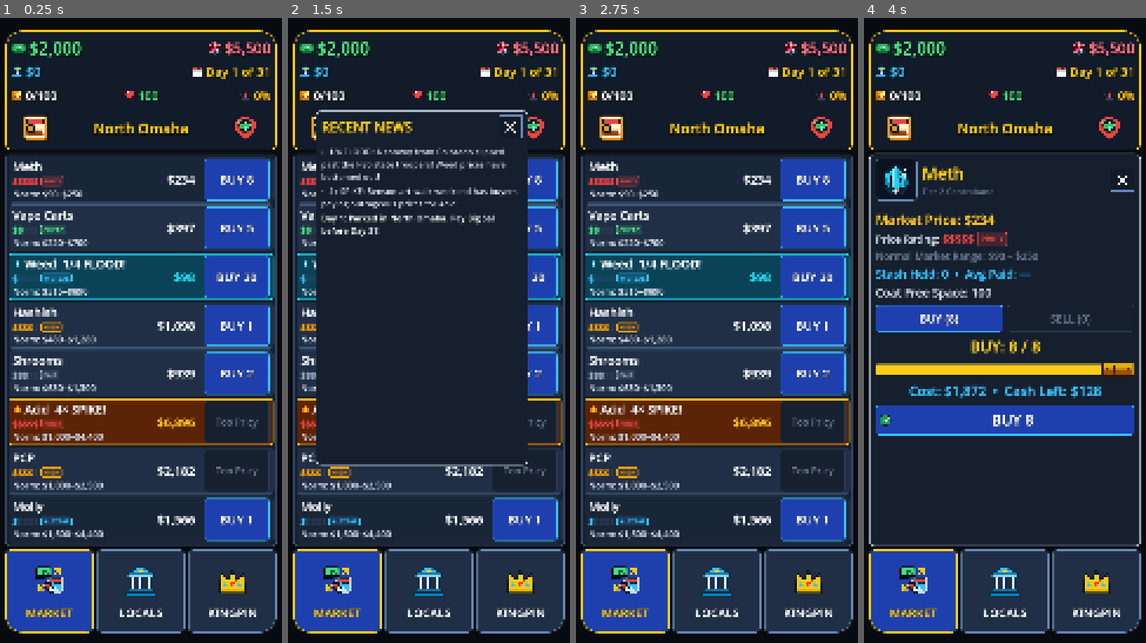
Above: before the commit, frames 1-4 (left to right).
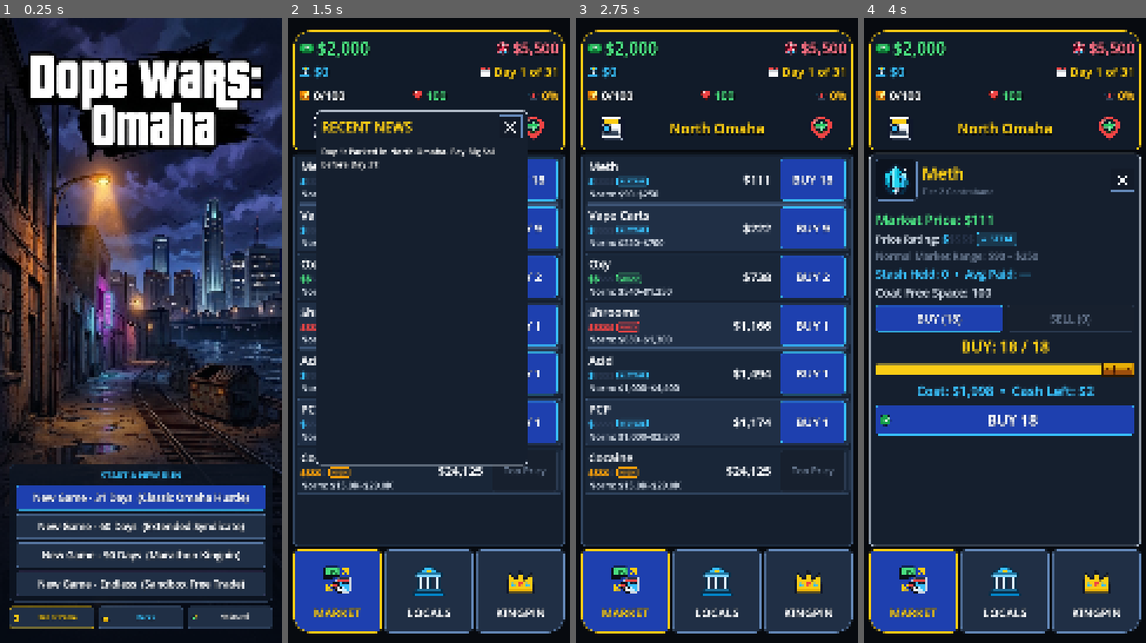
Above: after the commit, the same moments.

Repository: TimGoergen/dope-wars
Game: Godot game, scene res://Main.tscn
The game is run twice, just before and just after one commit, with the same random seed, the same clock (stepped at 60 frames per second) and the same inputs.
Inputs (mouse positions are in pixels of both pictures, inside the frame that each line leads up to):
- Up to frame 1 (0.25 s): no input
- Up to frame 2 (1.5 s): click (429, 499) at 0.5 s, where only the run after the commit has a clickable "New Game - 31 Days (Classic O…"; click (324, 130) at 1.27 s
- Up to frame 3 (2.75 s): click (821, 130) at 2.02 s
- Up to frame 4 (4 s): click (968, 180) at 2.77 s; click (1100, 180) at 3.5 s, where only the run before the commit has a clickable "BUY 8"

The runs differ from the first frame. In frame 1, 77% of the frame differs, in the area x 0-100%, y 0-99%; in frame 2, 7.7%; in frame 3, 18%; in frame 4, 2.7%.

Commit message:
Add start screen with custom background, mode launcher, and run resume

Diff:
--- a/game/scripts/Main.gd
+++ b/game/scripts/Main.gd
@@ -66,6 +66,7 @@
 var _legacy_overlay: LegacyOverlay
 var _summary_overlay: RunSummaryOverlay
 var _dev_tuning_overlay: DevTuningOverlay
+var _start_screen: StartScreen
 
 
 func _ready() -> void:
@@ -82,11 +83,12 @@
 		var pref_days := int(meta.get("preferred_mode_days", tuning.default_run_days))
 		var perks: Array = meta.get("active_perks", [])
 		state.new_run(pref_days, perks)
-		_auto_save()
 
 	_build_dashboard_ui()
+	_build_start_screen()
 	_show_tab(0)
 	_refresh_all()
+	show_start_screen()
 
 
 func _build_dashboard_ui() -> void:
@@ -175,14 +177,11 @@
 		SaveManager.save_data(meta)
 		_refresh_all()
 	)
-	_legacy_overlay.start_new_run_requested.connect(func(mode_days: int) -> void:
-		_start_new_run(mode_days)
-	)
 	add_child(_legacy_overlay)
 
 	_summary_overlay = RunSummaryOverlay.new()
 	_summary_overlay.play_again_requested.connect(func() -> void:
-		_show_tab(2)
+		show_start_screen()
 	)
 	add_child(_summary_overlay)
 
@@ -997,11 +996,59 @@
 		meta,
 		func() -> void:
 			SaveManager.save_data(meta)
-			_rebuild_kingpin_tab(),
-		func(days_val: int) -> void:
-			_start_new_run(days_val)
-			_show_tab(0)
-	)
+			_rebuild_kingpin_tab()
+	)
+
+	var exit_menu_btn := Button.new()
+	exit_menu_btn.text = "🏠 Return to Start Screen"
+	exit_menu_btn.size_flags_horizontal = Control.SIZE_EXPAND_FILL
+	exit_menu_btn.custom_minimum_size = Vector2(0, 84)
+	UiPalette.style_button(exit_menu_btn, UiPalette.CARD_BG, UiPalette.BORDER_BRIGHT, UiPalette.TEXT_PRIMARY, UiPalette.FONT_BUTTON)
+	exit_menu_btn.pressed.connect(func() -> void:
+		Audio.play(&"tap")
+		_auto_save()
+		SaveManager.save_data(meta)
+		show_start_screen()
+	)
+	_kingpin_vbox.add_child(exit_menu_btn)
+
+
+func _build_start_screen() -> void:
+	if _start_screen != null:
+		return
+	_start_screen = StartScreen.new()
+	_start_screen.continue_requested.connect(func() -> void:
+		hide_start_screen()
+		_show_tab(0)
+		_refresh_all()
+	)
+	_start_screen.start_new_run_requested.connect(func(mode_days: int) -> void:
+		_start_new_run(mode_days)
+		hide_start_screen()
+		_show_tab(0)
+	)
+	_start_screen.hall_of_fame_requested.connect(func() -> void:
+		_summary_overlay.open_summary(state, meta, false)
+	)
+	_start_screen.perks_requested.connect(func() -> void:
+		_legacy_overlay.open_modal(meta)
+	)
+	_start_screen.meta_updated.connect(func() -> void:
+		_rebuild_kingpin_tab()
+	)
+	add_child(_start_screen)
+
+
+func show_start_screen() -> void:
+	if _start_screen == null:
+		_build_start_screen()
+	_start_screen.open_start_screen(meta, state)
+	_start_screen.visible = true
+
+
+func hide_start_screen() -> void:
+	if _start_screen != null:
+		_start_screen.visible = false
 
 
 func _start_new_run(mode_days: int) -> void:
@@ -1009,6 +1056,7 @@
 	var perks: Array = meta.get("active_perks", [])
 	state.new_run(mode_days, perks)
 	_auto_save()
+	SaveManager.save_data(meta)
 	if _market_scroll != null:
 		_market_scroll.scroll_vertical = 0
 	_refresh_all()
--- a/game/scripts/ui/LegacyOverlay.gd
+++ b/game/scripts/ui/LegacyOverlay.gd
@@ -1,9 +1,9 @@
 class_name LegacyOverlay
 extends ColorRect
 
-# Omaha Kingpin Legacy & New Game Launcher modal and Tab 3 builder (GDD v1.1 §9.1).
+# Omaha Kingpin Legacy & Perks modal and Tab 3 builder (GDD v1.1 §9.1).
+# Note: Starting a new run is exclusively handled from the Start Screen.
 
-signal start_new_run_requested(mode_days: int)
 signal meta_updated()
 
 var _meta: Dictionary = {}
@@ -26,17 +26,14 @@
 	for c in get_children():
 		c.queue_free()
 
-	var vbox := UiPalette.build_modal_shell(self, "🎖️ KINGPIN LEGACY & NEW RUN", UiPalette.GOLD_ACCENT, true)
+	var vbox := UiPalette.build_modal_shell(self, "🎖️ KINGPIN LEGACY & PERKS", UiPalette.GOLD_ACCENT, true)
 
 	build_legacy_section(
 		vbox,
 		_meta,
 		func() -> void:
 			meta_updated.emit()
-			_rebuild(),
-		func(days_val: int) -> void:
-			visible = false
-			start_new_run_requested.emit(days_val)
+			_rebuild()
 	)
 
 
@@ -44,33 +41,10 @@
 	vbox: VBoxContainer,
 	meta: Dictionary,
 	on_meta_changed: Callable,
-	on_start_run: Callable
+	_on_start_run: Callable = Callable()
 ) -> void:
 	var cred := int(meta.get("street_cred", 0))
 	UiPalette.add_label(vbox, "⭐ Street Cred: %d  (Toggle any unlocked perks ON)" % cred, UiPalette.FONT_SUBHEAD, UiPalette.CASH_EMERALD)
-
-	# Game Length Selector at top so starting a new run is always one tap away
-	UiPalette.add_label(vbox, "🚗 Start New Run:", UiPalette.FONT_ROW_MAIN, UiPalette.BANK_CYAN)
-	var mode_grid := GridContainer.new()
-	mode_grid.columns = 2
-	mode_grid.size_flags_horizontal = Control.SIZE_EXPAND_FILL
-	mode_grid.add_theme_constant_override("h_separation", 12)
-	mode_grid.add_theme_constant_override("v_separation", 12)
-	vbox.add_child(mode_grid)
-
-	for pair in [["31 Days (Classic)", 31], ["60 Days", 60], ["90 Days", 90], ["Endless Mode", 0]]:
-		var b := Button.new()
-		b.text = String(pair[0])
-		b.size_flags_horizontal = Control.SIZE_EXPAND_FILL
-		b.custom_minimum_size = Vector2(0, 82)
-		var days_val := int(pair[1])
-		UiPalette.style_button(b, UiPalette.BTN_SUCCESS if days_val == 31 else UiPalette.BTN_PRIMARY, UiPalette.CASH_EMERALD if days_val == 31 else UiPalette.BANK_CYAN)
-		b.pressed.connect(func() -> void:
-			Audio.play(&"drive_engine")
-			Haptics.pulse(25.0)
-			on_start_run.call(days_val)
-		)
-		mode_grid.add_child(b)
 
 	# 6 Legacy Perks List
 	var unlocked: Array = meta.get("unlocked_perks", [])
--- a/game/scripts/ui/RunSummaryOverlay.gd
+++ b/game/scripts/ui/RunSummaryOverlay.gd
@@ -22,15 +22,20 @@
 	for c in get_children():
 		c.queue_free()
 
+	var is_end_of_run: bool = show_run_banner and (_state.run_completed or _state.game_over)
 	var header_text := "🏆 OMAHA HALL OF FAME"
-	if show_run_banner and (_state.run_completed or _state.game_over):
+	if is_end_of_run:
 		header_text = "🏆 RUN COMPLETE!" if _state.run_completed else "💀 WASTED IN OMAHA"
 
 	var vbox := UiPalette.build_modal_shell(
 		self,
 		header_text,
 		UiPalette.GOLD_ACCENT if not _state.game_over else UiPalette.DEBT_CRIMSON,
-		true
+		true,
+		func() -> void:
+			visible = false
+			if is_end_of_run:
+				play_again_requested.emit()
 	)
 
 	if show_run_banner and (_state.run_completed or _state.game_over):
@@ -72,13 +77,22 @@
 			fate_lbl.size_flags_horizontal = Control.SIZE_EXPAND_FILL
 
 	var new_btn := Button.new()
-	new_btn.text = "🚗 NEW RUN / PERKS"
-	new_btn.custom_minimum_size = Vector2(0, 88)
-	UiPalette.style_button(new_btn, UiPalette.BTN_SUCCESS, UiPalette.CASH_EMERALD, UiPalette.TEXT_PRIMARY, UiPalette.FONT_HEADER)
-	new_btn.pressed.connect(func() -> void:
-		Audio.play(&"tap")
-		visible = false
-		play_again_requested.emit()
-	)
+	if is_end_of_run:
+		new_btn.text = "🏠 RETURN TO START SCREEN"
+		new_btn.custom_minimum_size = Vector2(0, 96)
+		UiPalette.style_button(new_btn, UiPalette.BTN_SUCCESS, UiPalette.CASH_EMERALD, UiPalette.TEXT_PRIMARY, UiPalette.FONT_HEADER)
+		new_btn.pressed.connect(func() -> void:
+			Audio.play(&"tap")
+			visible = false
+			play_again_requested.emit()
+		)
+	else:
+		new_btn.text = "Close Leaderboard"
+		new_btn.custom_minimum_size = Vector2(0, 84)
+		UiPalette.style_button(new_btn, UiPalette.CARD_BG, UiPalette.BORDER_SLATE, UiPalette.TEXT_PRIMARY, UiPalette.FONT_BUTTON)
+		new_btn.pressed.connect(func() -> void:
+			Audio.play(&"tap")
+			visible = false
+		)
 	vbox.add_child(new_btn)
 	visible = true
--- /dev/null
+++ b/game/scripts/ui/StartScreen.gd
@@ -0,0 +1,344 @@
+class_name StartScreen
+extends Control
+
+# Start Screen for Dope Wars: Omaha Metro Edition.
+# Displays the title artwork background, active run continuation, and run mode launcher.
+# This screen is the canonical and only location to start a new run.
+
+signal continue_requested()
+signal start_new_run_requested(mode_days: int)
+signal hall_of_fame_requested()
+signal perks_requested()
+signal meta_updated()
+
+var _meta: Dictionary = {}
+var _state: GameState = null
+var _pending_mode_days: int = 31
+
+# UI nodes
+var _bg_rect: TextureRect
+var _buttons_card: PanelContainer
+var _continue_box: PanelContainer
+var _continue_btn: Button
+var _continue_info_lbl: Label
+var _btn_31: Button
+var _btn_60: Button
+var _btn_90: Button
+var _btn_endless: Button
+var _audio_btn: Button
+var _confirm_overlay: ColorRect
+var _confirm_msg_lbl: Label
+
+
+func _init() -> void:
+	set_anchors_and_offsets_preset(Control.PRESET_FULL_RECT)
+	mouse_filter = Control.MOUSE_FILTER_STOP
+	_build_ui()
+
+
+func open_start_screen(meta: Dictionary, state: GameState) -> void:
+	_meta = meta
+	_state = state
+	_confirm_overlay.visible = false
+	_refresh_display()
+	visible = true
+
+
+func has_active_run() -> bool:
+	var saved: Dictionary = _meta.get("current_run", {})
+	if saved.is_empty():
+		return false
+	if bool(saved.get("game_over", false)) or bool(saved.get("run_completed", false)):
+		return false
+	return true
+
+
+func _build_ui() -> void:
+	# 1. Background Image (artwork with title "Dope Wars: Omaha")
+	_bg_rect = TextureRect.new()
+	var bg_tex := load("res://art/branding/start_screen_bg.jpg") as Texture2D
+	if bg_tex != null:
+		_bg_rect.texture = bg_tex
+	_bg_rect.expand_mode = TextureRect.EXPAND_IGNORE_SIZE
+	_bg_rect.stretch_mode = TextureRect.STRETCH_SCALE
+	_bg_rect.set_anchors_and_offsets_preset(Control.PRESET_FULL_RECT)
+	_bg_rect.mouse_filter = Control.MOUSE_FILTER_IGNORE
+	add_child(_bg_rect)
+
+	# 2. Subtle Dark Gradient Scrim across the lower 55% for button readability
+	var scrim := TextureRect.new()
+	scrim.texture = UiPalette.make_vertical_gradient(Color(0.02, 0.04, 0.08, 0.0), Color(0.02, 0.04, 0.08, 0.96), 32, 256)
+	scrim.expand_mode = TextureRect.EXPAND_IGNORE_SIZE
+	scrim.stretch_mode = TextureRect.STRETCH_SCALE
+	scrim.set_anchors_preset(Control.PRESET_FULL_RECT)
+	scrim.anchor_top = 0.42
+	scrim.anchor_bottom = 1.0
+	scrim.mouse_filter = Control.MOUSE_FILTER_IGNORE
+	add_child(scrim)
+
+	# 3. Main Action Container pinned to lower screen
+	var margin := MarginContainer.new()
+	margin.set_anchors_and_offsets_preset(Control.PRESET_FULL_RECT)
+	margin.add_theme_constant_override("margin_left", 36)
+	margin.add_theme_constant_override("margin_right", 36)
+	margin.add_theme_constant_override("margin_top", 1120)
+	margin.add_theme_constant_override("margin_bottom", 64)
+	add_child(margin)
+
+	var main_vbox := VBoxContainer.new()
+	main_vbox.size_flags_horizontal = Control.SIZE_EXPAND_FILL
+	main_vbox.size_flags_vertical = Control.SIZE_EXPAND_FILL
+	main_vbox.alignment = BoxContainer.ALIGNMENT_END
+	main_vbox.add_theme_constant_override("separation", 18)
+	margin.add_child(main_vbox)
+
+	# Card container wrapping buttons
+	_buttons_card = PanelContainer.new()
+	_buttons_card.size_flags_horizontal = Control.SIZE_EXPAND_FILL
+	_buttons_card.add_theme_stylebox_override("panel", UiPalette.make_box(
+		Color(0.05, 0.08, 0.13, 0.88),
+		UiPalette.BORDER_SLATE,
+		20,
+		2,
+		24,
+		20
+	))
+	main_vbox.add_child(_buttons_card)
+
+	var card_vbox := VBoxContainer.new()
+	card_vbox.size_flags_horizontal = Control.SIZE_EXPAND_FILL
+	card_vbox.add_theme_constant_override("separation", 14)
+	_buttons_card.add_child(card_vbox)
+
+	# Continue Section (Panel + Button)
+	_continue_box = PanelContainer.new()
+	_continue_box.size_flags_horizontal = Control.SIZE_EXPAND_FILL
+	_continue_box.add_theme_stylebox_override("panel", UiPalette.make_box(
+		Color(0.08, 0.16, 0.12, 0.90),
+		UiPalette.CASH_EMERALD,
+		14,
+		2,
+		18,
+		14
+	))
+	card_vbox.add_child(_continue_box)
+
+	var cont_inner_vbox := VBoxContainer.new()
+	cont_inner_vbox.size_flags_horizontal = Control.SIZE_EXPAND_FILL
+	cont_inner_vbox.add_theme_constant_override("separation", 8)
+	_continue_box.add_child(cont_inner_vbox)
+
+	_continue_info_lbl = UiPalette.add_label(cont_inner_vbox, "ACTIVE RUN IN PROGRESS", UiPalette.FONT_ROW_SUB, UiPalette.GOLD_ACCENT, false)
+	_continue_info_lbl.horizontal_alignment = HORIZONTAL_ALIGNMENT_CENTER
+
+	_continue_btn = Button.new()
+	_continue_btn.text = "▶ Continue"
+	_continue_btn.size_flags_horizontal = Control.SIZE_EXPAND_FILL
+	_continue_btn.custom_minimum_size = Vector2(0, 108)
+	UiPalette.style_button(_continue_btn, UiPalette.BTN_SUCCESS, UiPalette.CASH_EMERALD, UiPalette.TEXT_PRIMARY, UiPalette.FONT_HEADER)
+	_continue_btn.pressed.connect(func() -> void:
+		Audio.play(&"drive_engine")
+		Haptics.pulse(30.0)
+		continue_requested.emit()
+	)
+	cont_inner_vbox.add_child(_continue_btn)
+
+	# Section Header
+	var section_lbl := UiPalette.add_label(card_vbox, "START A NEW RUN", UiPalette.FONT_SUBHEAD, UiPalette.BANK_CYAN, false)
+	section_lbl.horizontal_alignment = HORIZONTAL_ALIGNMENT_CENTER
+
+	# New Game - 31 Days (Classic)
+	_btn_31 = _create_new_game_button("New Game - 31 Days", "Classic Omaha Hustle", 31, UiPalette.BTN_PRIMARY, UiPalette.BANK_CYAN)
+	card_vbox.add_child(_btn_31)
+
+	# New Game - 60 Days
+	_btn_60 = _create_new_game_button("New Game - 60 Days", "Extended Syndicate", 60, UiPalette.CARD_BG, UiPalette.BORDER_BRIGHT)
+	card_vbox.add_child(_btn_60)
+
+	# New Game - 90 Days
+	_btn_90 = _create_new_game_button("New Game - 90 Days", "Marathon Kingpin", 90, UiPalette.CARD_BG, UiPalette.BORDER_BRIGHT)
+	card_vbox.add_child(_btn_90)
+
+	# New Game - Endless
+	_btn_endless = _create_new_game_button("New Game - Endless", "Sandbox Free Trade", 0, UiPalette.CARD_BG, UiPalette.PURPLE_VIP)
+	card_vbox.add_child(_btn_endless)
+
+	# Utility Row: Hall of Fame, Perks & Street Cred, Audio Toggle
+	var util_row := HBoxContainer.new()
+	util_row.size_flags_horizontal = Control.SIZE_EXPAND_FILL
+	util_row.add_theme_constant_override("separation", 14)
+	main_vbox.add_child(util_row)
+
+	var hof_btn := Button.new()
+	hof_btn.text = "🏆 Hall of Fame"
+	hof_btn.size_flags_horizontal = Control.SIZE_EXPAND_FILL
+	hof_btn.custom_minimum_size = Vector2(0, 84)
+	UiPalette.style_button(hof_btn, UiPalette.CARD_BG, UiPalette.GOLD_ACCENT, UiPalette.GOLD_ACCENT, UiPalette.FONT_SMALL)
+	hof_btn.pressed.connect(func() -> void:
+		Audio.play(&"tap")
+		hall_of_fame_requested.emit()
+	)
+	util_row.add_child(hof_btn)
+
+	var perks_btn := Button.new()
+	perks_btn.text = "🎖️ Perks"
+	perks_btn.size_flags_horizontal = Control.SIZE_EXPAND_FILL
+	perks_btn.custom_minimum_size = Vector2(0, 84)
+	UiPalette.style_button(perks_btn, UiPalette.CARD_BG, UiPalette.BORDER_BRIGHT, UiPalette.BANK_CYAN, UiPalette.FONT_SMALL)
+	perks_btn.pressed.connect(func() -> void:
+		Audio.play(&"tap")
+		perks_requested.emit()
+	)
+	util_row.add_child(perks_btn)
+
+	_audio_btn = Button.new()
+	_audio_btn.text = "🔊 Sound"
+	_audio_btn.size_flags_horizontal = Control.SIZE_EXPAND_FILL
+	_audio_btn.custom_minimum_size = Vector2(0, 84)
+	UiPalette.style_button(_audio_btn, UiPalette.CARD_BG, UiPalette.BORDER_SLATE, UiPalette.TEXT_PRIMARY, UiPalette.FONT_SMALL)
+	_audio_btn.pressed.connect(func() -> void:
+		Audio.muted = not Audio.muted
+		_meta["muted"] = Audio.muted
+		SaveManager.save_data(_meta)
+		meta_updated.emit()
+		_refresh_display()
+	)
+	util_row.add_child(_audio_btn)
+
+	# 4. Confirmation Dialog Modal (for abandoning active run)
+	_build_confirm_modal()
+
+
+func _create_new_game_button(title: String, subtitle: String, days: int, bg_col: Color, border_col: Color) -> Button:
+	var btn := Button.new()
+	btn.text = "%s  (%s)" % [title, subtitle] if subtitle != "" else title
+	btn.size_flags_horizontal = Control.SIZE_EXPAND_FILL
+	btn.custom_minimum_size = Vector2(0, 96)
+	UiPalette.style_button(btn, bg_col, border_col, UiPalette.TEXT_PRIMARY, UiPalette.FONT_HEADER)
+	btn.pressed.connect(func() -> void:
+		_on_new_game_pressed(days)
+	)
+	return btn
+
+
+func _build_confirm_modal() -> void:
+	_confirm_overlay = ColorRect.new()
+	_confirm_overlay.color = UiPalette.MODAL_BACKDROP
+	_confirm_overlay.set_anchors_and_offsets_preset(Control.PRESET_FULL_RECT)
+	_confirm_overlay.mouse_filter = Control.MOUSE_FILTER_STOP
+	_confirm_overlay.visible = false
+	add_child(_confirm_overlay)
+
+	var margin := MarginContainer.new()
+	margin.set_anchors_and_offsets_preset(Control.PRESET_FULL_RECT)
+	margin.add_theme_constant_override("margin_left", 48)
+	margin.add_theme_constant_override("margin_right", 48)
+	margin.add_theme_constant_override("margin_top", 700)
+	margin.add_theme_constant_override("margin_bottom", 700)
+	_confirm_overlay.add_child(margin)
+
+	var panel := PanelContainer.new()
+	panel.size_flags_horizontal = Control.SIZE_EXPAND_FILL
+	panel.size_flags_vertical = Control.SIZE_EXPAND_FILL
+	panel.add_theme_stylebox_override("panel", UiPalette.make_box(
+		UiPalette.PANEL_BG,
+		UiPalette.DEBT_CRIMSON,
+		20,
+		3,
+		28,
+		24
+	))
+	margin.add_child(panel)
+
+	var vbox := VBoxContainer.new()
+	vbox.size_flags_horizontal = Control.SIZE_EXPAND_FILL
+	vbox.size_flags_vertical = Control.SIZE_EXPAND_FILL
+	vbox.alignment = BoxContainer.ALIGNMENT_CENTER
+	vbox.add_theme_constant_override("separation", 20)
+	panel.add_child(vbox)
+
+	var title_lbl := UiPalette.add_label(vbox, "⚠️ ABANDON ACTIVE RUN?", UiPalette.FONT_HEADER, UiPalette.DEBT_CRIMSON, false)
+	title_lbl.horizontal_alignment = HORIZONTAL_ALIGNMENT_CENTER
+
+	_confirm_msg_lbl = UiPalette.add_label(
+		vbox,
+		"You have a run currently in progress.\nStarting a new run will permanently abandon your progress.\n\nStart new run anyway?",
+		UiPalette.FONT_ROW_MAIN,
+		UiPalette.TEXT_PRIMARY,
+		false
+	)
+	_confirm_msg_lbl.horizontal_alignment = HORIZONTAL_ALIGNMENT_CENTER
+	_confirm_msg_lbl.autowrap_mode = TextServer.AUTOWRAP_WORD_SMART
+
+	var btn_row := VBoxContainer.new()
+	btn_row.size_flags_horizontal = Control.SIZE_EXPAND_FILL
+	btn_row.add_theme_constant_override("separation", 14)
+	vbox.add_child(btn_row)
+
+	var abandon_btn := Button.new()
+	abandon_btn.text = "⚠️ Abandon & Start New Run"
+	abandon_btn.size_flags_horizontal = Control.SIZE_EXPAND_FILL
+	abandon_btn.custom_minimum_size = Vector2(0, 96)
+	UiPalette.style_button(abandon_btn, UiPalette.BTN_DANGER, UiPalette.DEBT_CRIMSON, UiPalette.TEXT_PRIMARY, UiPalette.FONT_HEADER)
+	abandon_btn.pressed.connect(func() -> void:
+		_confirm_overlay.visible = false
+		Audio.play(&"drive_engine")
+		Haptics.pulse(40.0)
+		start_new_run_requested.emit(_pending_mode_days)
+	)
+	btn_row.add_child(abandon_btn)
+
+	var cancel_btn := Button.new()
+	cancel_btn.text = "Cancel (Keep Current Run)"
+	cancel_btn.size_flags_horizontal = Control.SIZE_EXPAND_FILL
+	cancel_btn.custom_minimum_size = Vector2(0, 84)
+	UiPalette.style_button(cancel_btn, UiPalette.CARD_BG, UiPalette.BORDER_SLATE, UiPalette.TEXT_SECONDARY, UiPalette.FONT_BUTTON)
+	cancel_btn.pressed.connect(func() -> void:
+		Audio.play(&"tap")
+		_confirm_overlay.visible = false
+	)
+	btn_row.add_child(cancel_btn)
+
+
+func _on_new_game_pressed(days: int) -> void:
+	if has_active_run():
+		_pending_mode_days = days
+		var saved: Dictionary = _meta.get("current_run", {})
+		var cur_day := int(saved.get("day", 1))
+		var max_d := int(saved.get("max_days", 31))
+		var d_str := "Day %d of %d" % [cur_day, max_d] if max_d > 0 else "Day %d (Endless)" % cur_day
+		var dist_id := String(saved.get("current_district_id", "downtown"))
+		var dist_name := String(OmahaCatalog.get_district(dist_id)["name"])
+		var cash_val := int(saved.get("cash", 0))
+
+		_confirm_msg_lbl.text = "You currently have an active run:\n%s • %s • Cash: %s\n\nStarting a new run will permanently overwrite your progress.\nStart new %s run anyway?" % [
+			d_str,
+			dist_name,
+			Money.format(cash_val),
+			("%d-day" % days) if days > 0 else "endless"
+		]
+		_confirm_overlay.visible = true
+	else:
+		Audio.play(&"drive_engine")
+		Haptics.pulse(30.0)
+		start_new_run_requested.emit(days)
+
+
+func _refresh_display() -> void:
+	var active := has_active_run()
+	_continue_box.visible = active
+	if active:
+		var saved: Dictionary = _meta.get("current_run", {})
+		var cur_day := int(saved.get("day", 1))
+		var max_d := int(saved.get("max_days", 31))
+		var d_str := "Day %d/%d" % [cur_day, max_d] if max_d > 0 else "Day %d (Endless)" % cur_day
+		var dist_id := String(saved.get("current_district_id", "downtown"))
+		var dist_name := String(OmahaCatalog.get_district(dist_id)["name"])
+		var cash_val := int(saved.get("cash", 0))
+		var bank_val := int(saved.get("bank", 0))
+		var debt_val := int(saved.get("debt", 0))
+		var nw := cash_val + bank_val - debt_val
+		_continue_info_lbl.text = "ACTIVE RUN: %s • %s • Net Worth: %s" % [d_str, dist_name, Money.format_short(nw)]
+
+	if _audio_btn != null:
+		_audio_btn.text = "🔇 Muted" if Audio.muted else "🔊 Sound"
--- a/game/sim/UiLayoutTest.gd
+++ b/game/sim/UiLayoutTest.gd
@@ -15,6 +15,8 @@
 
 	await process_frame
 	await process_frame
+	_assert_tree_within_bounds(main._start_screen, "StartScreen (Initial)")
+	main.hide_start_screen()
 	main.state.new_run(31, [])
 	main._refresh_all()
 	await process_frame
@@ -365,6 +367,28 @@
 	await process_frame
 	_assert_tree_within_bounds(main._dev_tuning_overlay, "DevTuningOverlay")
 	main._dev_tuning_overlay.visible = false
+
+	# Test StartScreen with an active run
+	main.meta["current_run"] = main.state.to_dict()
+	main.show_start_screen()
+	await process_frame
+	await process_frame
+	_assert_tree_within_bounds(main._start_screen, "StartScreen (With Active Run)")
+	if not main._start_screen._continue_box.visible:
+		push_error("FAIL [StartScreen]: Expected continue box visible when active run present")
+		quit(1)
+		return
+	# Trigger confirm overlay by attempting new game
+	main._start_screen._on_new_game_pressed(31)
+	await process_frame
+	await process_frame
+	if not main._start_screen._confirm_overlay.visible:
+		push_error("FAIL [StartScreen]: Expected confirm overlay when active run present")
+		quit(1)
+		return
+	_assert_tree_within_bounds(main._start_screen._confirm_overlay, "StartScreen Confirm Overlay")
+	main._start_screen._confirm_overlay.visible = false
+	main.hide_start_screen()
 
 	# 6. Check CombatOverlay & EncounterOverlay
 	main.state.pending_choice_event = {
Binary file added: game/art/branding/start_screen_bg.jpg
Not shown, added: game/scripts/ui/StartScreen.gd.uid
